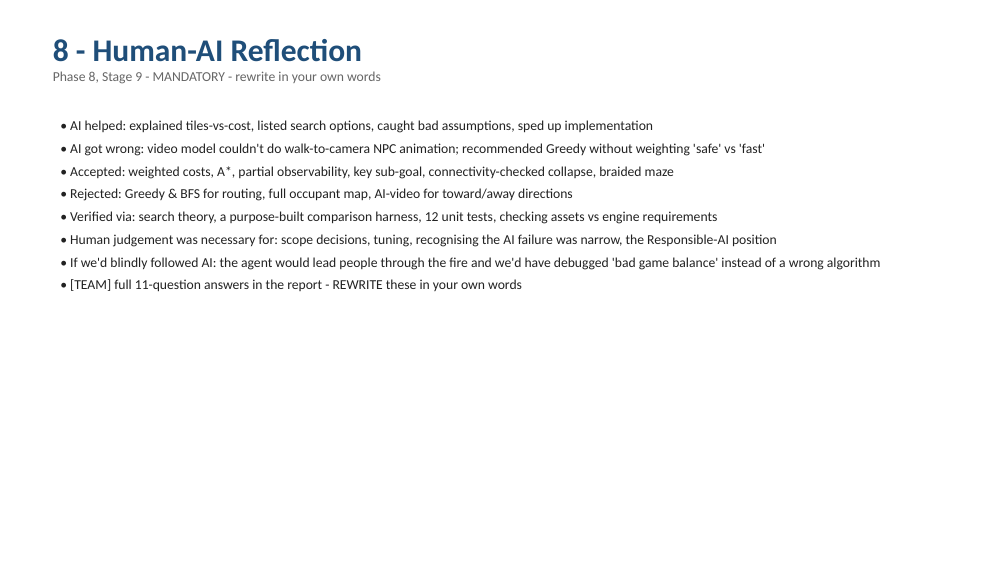
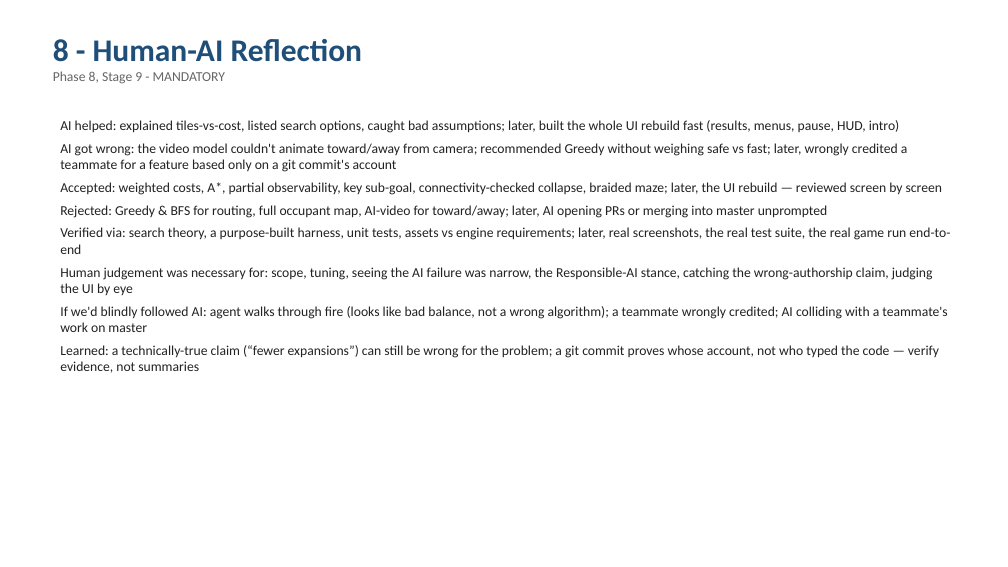
Before and after one commit to Jeb-Lee/CT3201_AI, a slide deck: slide 10 of docs/report/CT3201_Slides.pptx (slide 9 before the commit). Drawn at 1008x567 pixels with LibreOffice and Linux fonts; fonts in the diff are those of the drawing. Boxes give left, top, right and bottom in pixels: in the first picture for what was removed or moved away, otherwise in the second. Text is boxed around its words. In the diff, an @@ line names an element or a change of style, - is before the commit and + after.

```diff
--- a/docs/report/CT3201_Slides.pptx
+++ b/docs/report/CT3201_Slides.pptx
@@ text at (x1=53, y1=71, x2=225, y2=84): text changed @@
-Phase 8, Stage 9 - MANDATORY - rewrite in your own words
+Phase 8, Stage 9 - MANDATORY
@@ text at (x1=60, y1=120, x2=950, y2=373): text changed @@
-• AI helped: explained tiles-vs-cost, listed search options, caught bad assumptions, sped up implementation
-• AI got wrong: video model couldn't do walk-to-camera NPC animation; recommended Greedy without weighting 'safe' vs 'fast'
-• Accepted: weighted costs, A*, partial observability, key sub-goal, connectivity-checked collapse, braided maze
-• Rejected: Greedy & BFS for routing, full occupant map, AI-video for toward/away directions
-• Verified via: search theory, a purpose-built comparison harness, 12 unit tests, checking assets vs engine requirements
-• Human judgement was necessary for: scope decisions, tuning, recognising the AI failure was narrow, the Responsible-AI position
-• If we'd blindly followed AI: the agent would lead people through the fire and we'd have debugged 'bad game balance' instead of a wrong algorithm
-• [TEAM] full 11-question answers in the report - REWRITE these in your own words
+AI helped: explained tiles-vs-cost, listed search options, caught bad assumptions; later, built the whole UI rebuild fast (results, menus, pause, HUD, intro)
+AI got wrong: the video model couldn't animate toward/away from camera; recommended Greedy without weighing safe vs fast; later, wrongly credited a teammate for a feature based only on a git commit's account
+Accepted: weighted costs, A*, partial observability, key sub-goal, connectivity-checked collapse, braided maze; later, the UI rebuild — reviewed screen by screen
+Rejected: Greedy & BFS for routing, full occupant map, AI-video for toward/away; later, AI opening PRs or merging into master unprompted
+Verified via: search theory, a purpose-built harness, unit tests, assets vs engine requirements; later, real screenshots, the real test suite, the real game run end-to-end
+Human judgement was necessary for: scope, tuning, seeing the AI failure was narrow, the Responsible-AI stance, catching the wrong-authorship claim, judging the UI by eye
+If we'd blindly followed AI: agent walks through fire (looks like bad balance, not a wrong algorithm); a teammate wrongly credited; AI colliding with a teammate's work on master
+Learned: a technically-true claim (“fewer expansions”) can still be wrong for the problem; a git commit proves whose account, not who typed the code — verify evidence, not summaries
```
Also in this commit, not shown: 6 other slides changed, 1 slide added.
